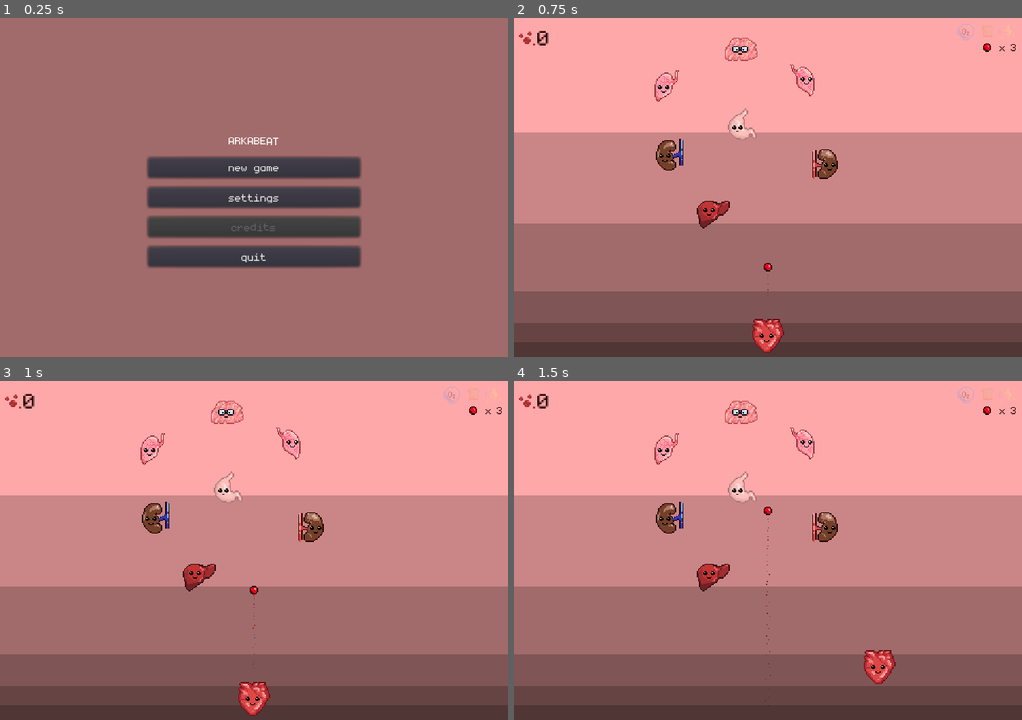
Above: before the commit, frames 1-4 (two rows, left to right).
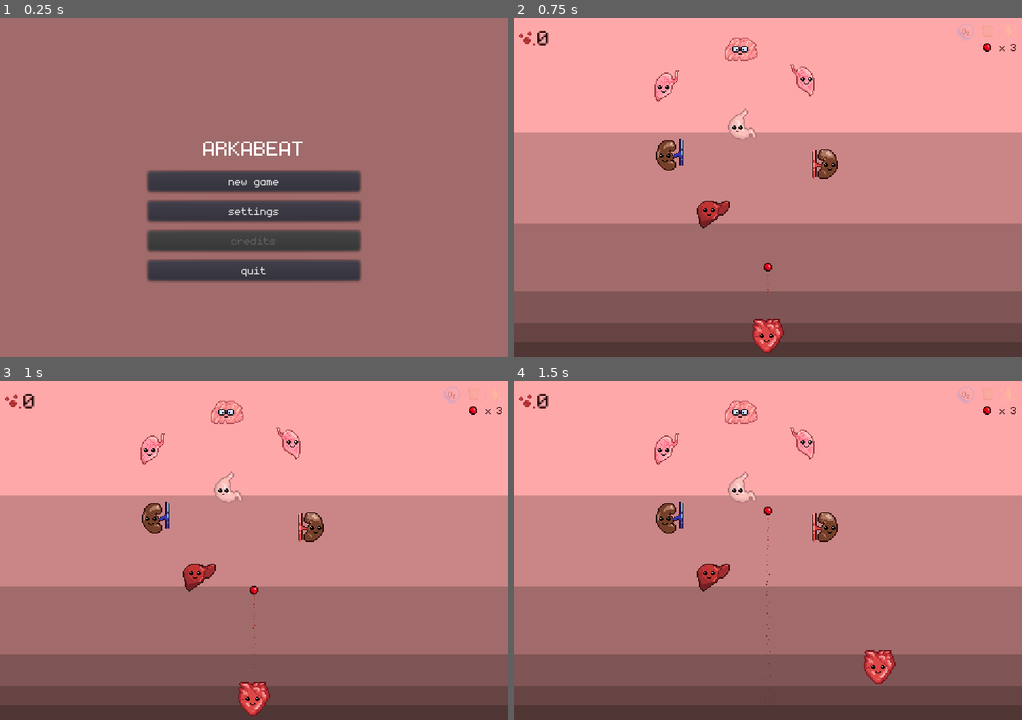
Above: after the commit, the same moments.

Repository: dmitriy-shmilo/arkabeat
Game: Godot game, scene res://screens/title/title.tscn
Two runs of this game, one before a commit and one after it. Both use one fixed random seed, a clock stepped at 60 frames per second and the inputs below. Sound files missing from this copy of the repository are replaced by a short silence.
Inputs (mouse positions are in pixels of both pictures, inside the frame that each line leads up to):
- Up to frame 1 (0.25 s): no input
- Up to frame 2 (0.75 s): click "new game" at 0.5 s
- Up to frame 3 (1 s): no input
- Up to frame 4 (1.5 s): tap Enter at 1.25 s; move the mouse to (879, 533) at 1.27 s

The runs differ from the first frame. In frame 1, 12% of the frame differs, in the area x 28-72%, y 35-78%; in frame 2, nothing differs; in frame 3, nothing differs; in frame 4, nothing differs.
Error in both runs: Trying to assign value of type 'AnimatedSprite' to a variable of type 'Sprite'. (res://bat/bat.gd:6)

Commit message:
Add game over screen

Diff:
--- /dev/null
+++ b/screens/game_over/game_over.gd
@@ -0,0 +1,16 @@
+extends Control
+
+onready var _score_label = $VBoxContainer/ScoreLabel
+onready var _best_score_label = $VBoxContainer/BestScoreLabel
+
+func _ready():
+	_score_label.text = "score: " + str(PersistedSettings.last_score)
+
+	if PersistedSettings.last_score >= PersistedSettings.best_score:
+		_best_score_label.text = "congratulations, it's your best score!"
+	else:
+		_best_score_label.text = "your best score was: " + str(PersistedSettings.best_score)
+
+
+func _on_ContinueButton_pressed():
+	get_tree().change_scene("res://screens/title/title.tscn")
--- /dev/null
+++ b/screens/game_over/game_over.tscn
@@ -0,0 +1,66 @@
+[gd_scene load_steps=4 format=2]
+
+[ext_resource path="res://screens/game_over/game_over.gd" type="Script" id=1]
+[ext_resource path="res://default_theme.tres" type="Theme" id=2]
+[ext_resource path="res://title_font.tres" type="DynamicFont" id=3]
+
+[node name="Control" type="Control"]
+anchor_right = 1.0
+anchor_bottom = 1.0
+theme = ExtResource( 2 )
+script = ExtResource( 1 )
+__meta__ = {
+"_edit_use_anchors_": false
+}
+
+[node name="ColorRect" type="ColorRect" parent="."]
+anchor_right = 1.0
+anchor_bottom = 1.0
+color = Color( 0.796078, 0.533333, 0.533333, 1 )
+__meta__ = {
+"_edit_use_anchors_": false
+}
+
+[node name="VBoxContainer" type="VBoxContainer" parent="."]
+anchor_left = 0.5
+anchor_top = 0.5
+anchor_right = 0.5
+anchor_bottom = 0.5
+margin_left = -105.5
+margin_top = -35.0
+margin_right = 105.5
+margin_bottom = 35.0
+__meta__ = {
+"_edit_use_anchors_": false
+}
+
+[node name="Label" type="Label" parent="VBoxContainer"]
+margin_right = 211.0
+margin_bottom = 26.0
+custom_fonts/font = ExtResource( 3 )
+custom_colors/font_color = Color( 0.14902, 0.0117647, 0.00392157, 1 )
+text = "GAME OVER"
+align = 1
+
+[node name="ScoreLabel" type="Label" parent="VBoxContainer"]
+margin_top = 30.0
+margin_right = 211.0
+margin_bottom = 43.0
+custom_colors/font_color = Color( 0.286275, 0.156863, 0.156863, 1 )
+text = "score"
+align = 1
+
+[node name="BestScoreLabel" type="Label" parent="VBoxContainer"]
+margin_top = 47.0
+margin_right = 211.0
+margin_bottom = 60.0
+custom_colors/font_color = Color( 0.286275, 0.156863, 0.156863, 1 )
+text = "best score"
+align = 1
+
+[node name="ContinueButton" type="Button" parent="VBoxContainer"]
+margin_top = 64.0
+margin_right = 211.0
+margin_bottom = 83.0
+text = "continue"
+[connection signal="pressed" from="VBoxContainer/ContinueButton" to="." method="_on_ContinueButton_pressed"]
--- a/screens/main/main.gd
+++ b/screens/main/main.gd
@@ -69,7 +69,7 @@
 				PersistedSettings.best_score = _score
 
 			Input.set_mouse_mode(Input.MOUSE_MODE_VISIBLE)
-			get_tree().change_scene("res://screens/title/title.tscn")
+			get_tree().change_scene("res://screens/game_over/game_over.tscn")
 
 	elif other.get_parent() is Organ:
 		var organ = (other.get_parent() as Organ)
--- a/screens/title/title.tscn
+++ b/screens/title/title.tscn
@@ -1,8 +1,9 @@
-[gd_scene load_steps=4 format=2]
+[gd_scene load_steps=5 format=2]
 
 [ext_resource path="res://default_theme.tres" type="Theme" id=1]
 [ext_resource path="res://screens/title/title.gd" type="Script" id=2]
 [ext_resource path="res://screens/settings/settings.tscn" type="PackedScene" id=3]
+[ext_resource path="res://title_font.tres" type="DynamicFont" id=4]
 
 [node name="Control" type="Control"]
 anchor_right = 1.0
@@ -36,37 +37,38 @@
 "_edit_use_anchors_": false
 }
 
-[node name="Label" type="Label" parent="VBoxContainer"]
+[node name="TitleLabel" type="Label" parent="VBoxContainer"]
 margin_right = 200.0
-margin_bottom = 13.0
+margin_bottom = 26.0
 size_flags_horizontal = 3
 size_flags_vertical = 6
+custom_fonts/font = ExtResource( 4 )
 text = "ARKABEAT"
 align = 1
 
 [node name="NewGameButton" type="Button" parent="VBoxContainer"]
-margin_top = 23.0
+margin_top = 36.0
 margin_right = 200.0
-margin_bottom = 42.0
+margin_bottom = 55.0
 text = "new game"
 
 [node name="SettingsButton" type="Button" parent="VBoxContainer"]
-margin_top = 52.0
+margin_top = 65.0
 margin_right = 200.0
-margin_bottom = 71.0
+margin_bottom = 84.0
 text = "settings"
 
 [node name="CreditsButton" type="Button" parent="VBoxContainer"]
-margin_top = 81.0
+margin_top = 94.0
 margin_right = 200.0
-margin_bottom = 100.0
+margin_bottom = 113.0
 disabled = true
 text = "credits"
 
 [node name="QuitButton" type="Button" parent="VBoxContainer"]
-margin_top = 110.0
+margin_top = 123.0
 margin_right = 200.0
-margin_bottom = 129.0
+margin_bottom = 142.0
 text = "quit"
 
 [node name="Settings" parent="." instance=ExtResource( 3 )]
--- /dev/null
+++ b/title_font.tres
@@ -0,0 +1,8 @@
+[gd_resource type="DynamicFont" load_steps=2 format=2]
+
+[sub_resource type="DynamicFontData" id=1]
+font_path = "res://monogram.ttf"
+
+[resource]
+size = 32
+font_data = SubResource( 1 )
